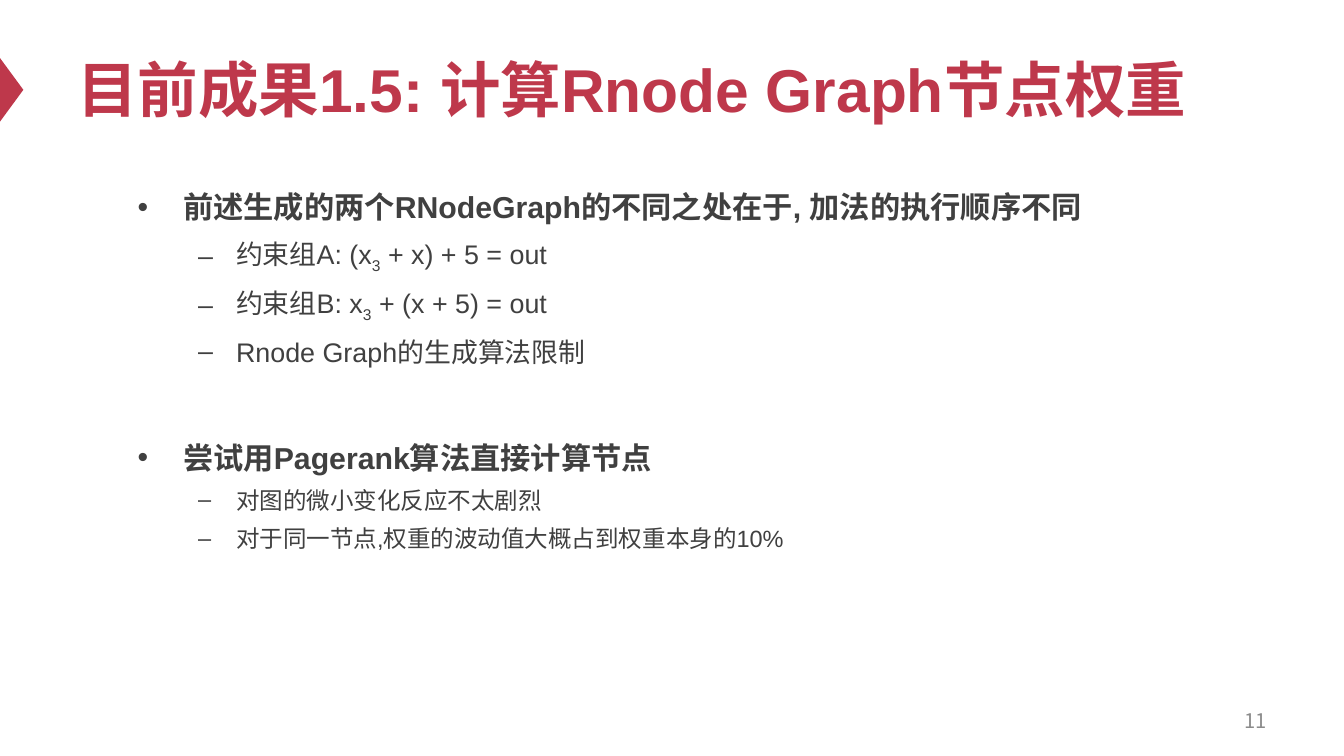
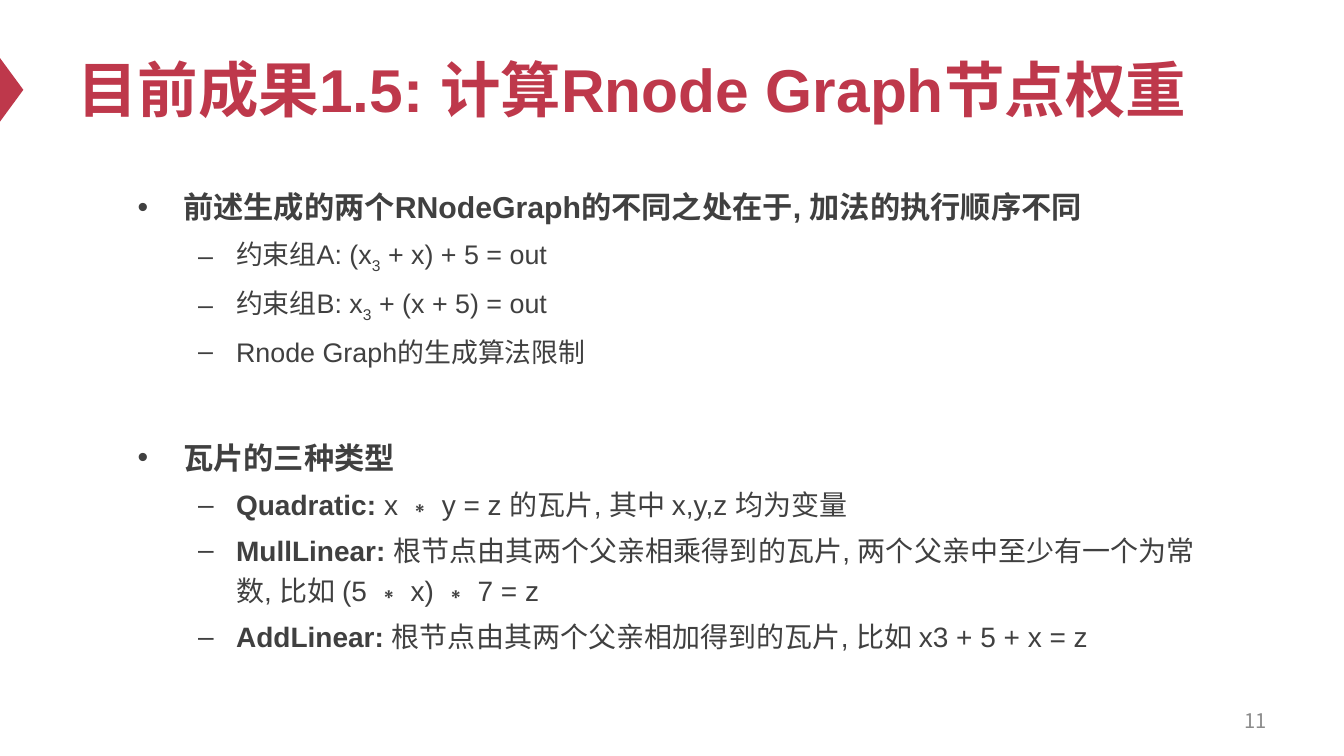
Before and after one commit to Ash1sc/R1CS-normal-form-generator, a slide deck: slide 11 of meeting_docs/中期答辩/中期答辩PPT.pptx. Drawn at 1344x756 pixels with LibreOffice and Linux fonts; fonts in the diff are those of the drawing. Boxes give left, top, right and bottom in pixels: in the first picture for what was removed or moved away, otherwise in the second. Text is boxed around its words. In the diff, an @@ line names an element or a change of style, - is before the commit and + after.

```diff
--- a/meeting_docs/中期答辩/中期答辩PPT.pptx
+++ b/meeting_docs/中期答辩/中期答辩PPT.pptx
@@ text at (x1=183, y1=443, x2=1194, y2=651): text changed; size 16.8 to 20 pt @@
-• 尝试用Pagerank算法直接计算节点
-  – 对图的微小变化反应不太剧烈
-  – 对于同一节点,权重的波动值大概占到权重本身的10%
+• 瓦片的三种类型
+  – Quadratic: x ∗ y = z 的瓦片, 其中 x,y,z 均为变量
+  – MullLinear: 根节点由其两个父亲相乘得到的瓦片, 两个父亲中至少有一个为常数, 比如 (5 ∗ x) ∗ 7 = z
+  – AddLinear: 根节点由其两个父亲相加得到的瓦片, 比如 x3 + 5 + x = z
```
Also in this commit, not shown: 3 other slides changed, 4 slides added, 3 slides removed.
